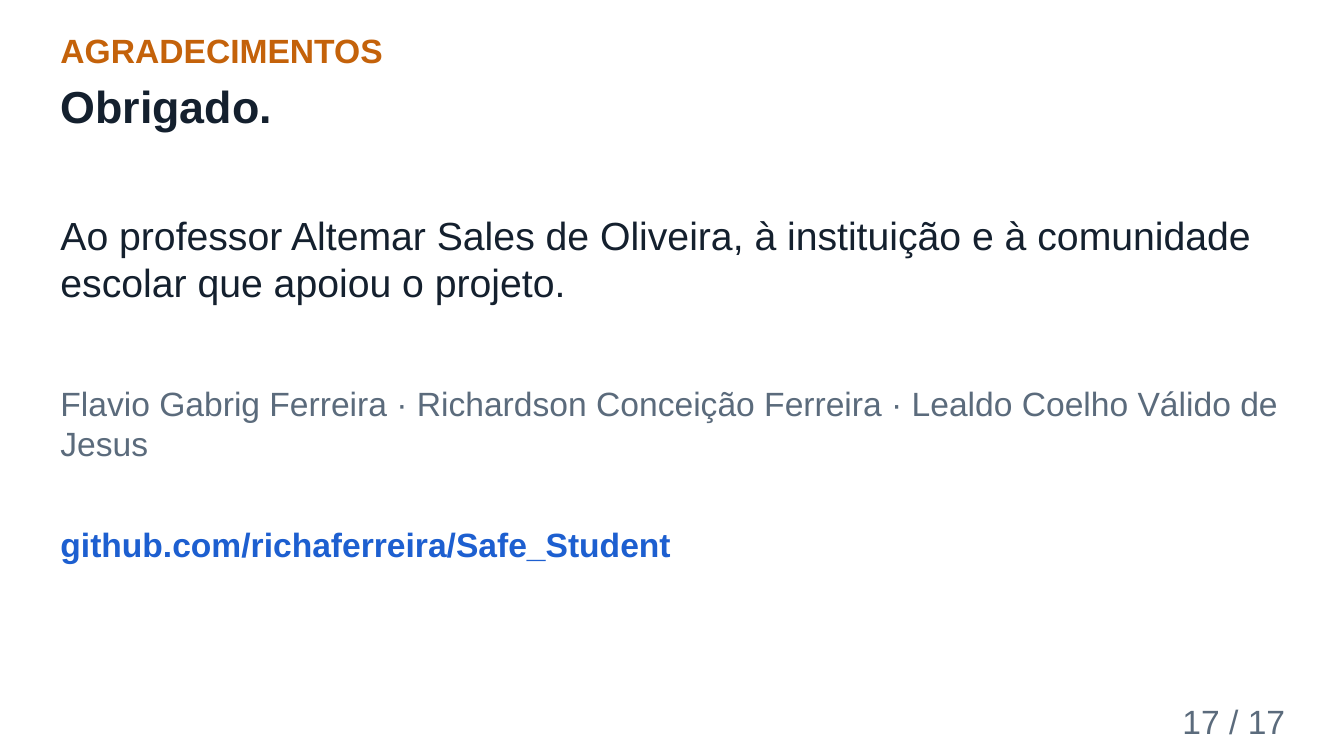
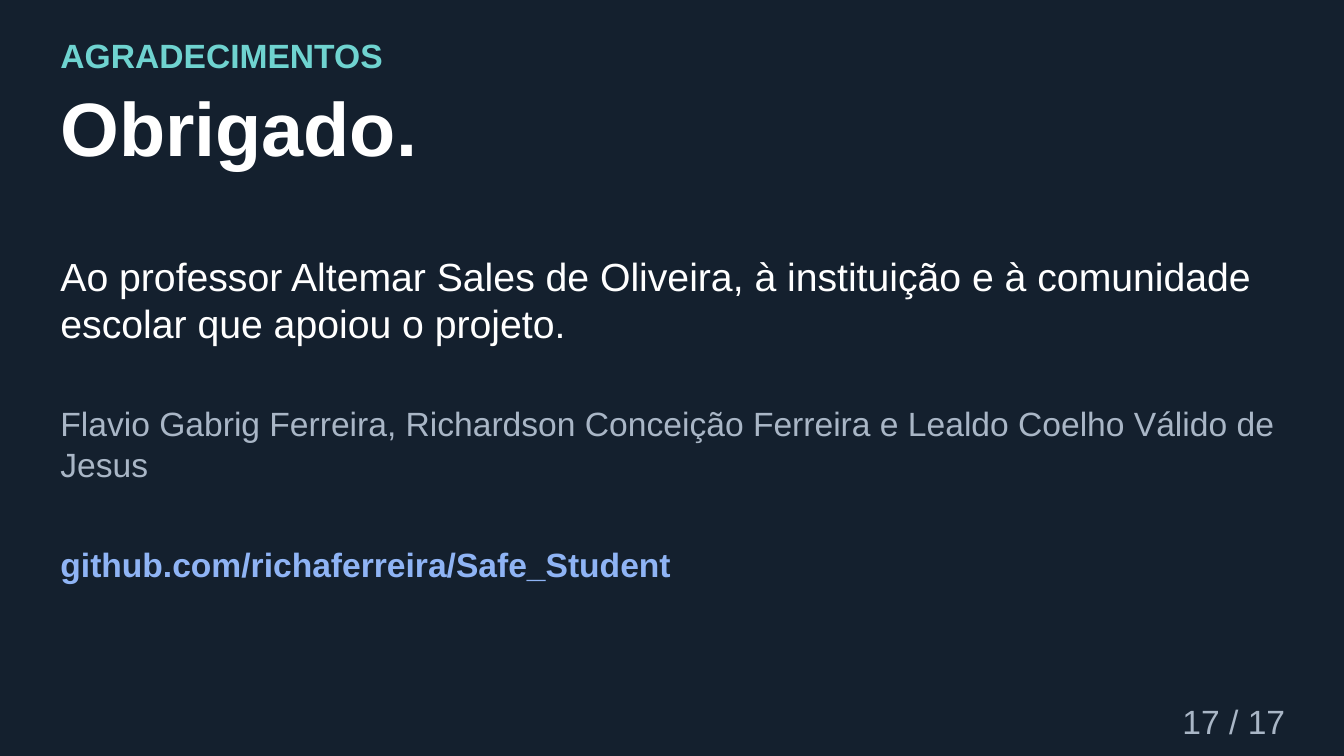
Before and after one commit to richaferreira/Safe_Student, a slide deck: slide 17 of slides/08_Apresentacao_Final_Safe_Student.pptx. Drawn at 1344x756 pixels with LibreOffice and Linux fonts; fonts in the diff are those of the drawing. Boxes give left, top, right and bottom in pixels: in the first picture for what was removed or moved away, otherwise in the second. Text is boxed around its words. In the diff, an @@ line names an element or a change of style, - is before the commit and + after.

```diff
--- a/slides/08_Apresentacao_Final_Safe_Student.pptx
+++ b/slides/08_Apresentacao_Final_Safe_Student.pptx
@@ background #FFFFFF to #14202E @@
@@ text "AGRADECIMENTOS" at (60, 44, 382, 69): text colour #C4620A to #6FD3D0 @@
@@ text "Obrigado." at (60, 101, 417, 170): size 32 to 54 pt, text colour #14202E to #FFFFFF @@
@@ text "Ao professor Altemar Sales de ...": place and size @@
-text "Ao professor Altemar Sales de ..." at (60, 221, 1250, 305)
+text "Ao professor Altemar Sales de ..." at (60, 262, 1250, 346)
@@ text "Ao professor Altemar Sales de ..." at (60, 262, 1250, 346): text colour #14202E to #FFFFFF @@
@@ text at (60, 411, 1274, 478): text changed; text colour #5B6B7C to #A9B6C6 @@
-Flavio Gabrig Ferreira · Richardson Conceição Ferreira · Lealdo Coelho Válido de Jesus
+Flavio Gabrig Ferreira, Richardson Conceição Ferreira e Lealdo Coelho Válido de Jesus
@@ text "github.com/richaferreira/Safe_Student": place and size @@
-text "github.com/richaferreira/Safe_Student" at (60, 532, 670, 564)
+text "github.com/richaferreira/Safe_Student" at (60, 552, 670, 584)
@@ text "github.com/richaferreira/Safe_Student" at (60, 552, 670, 584): text colour #1D5FD0 to #8FB4F5 @@
@@ text "17 / 17" at (1182, 711, 1285, 734): text colour #5B6B7C to #A9B6C6 @@
```
Also in this commit, not shown: 16 other slides changed, 2 other files.
